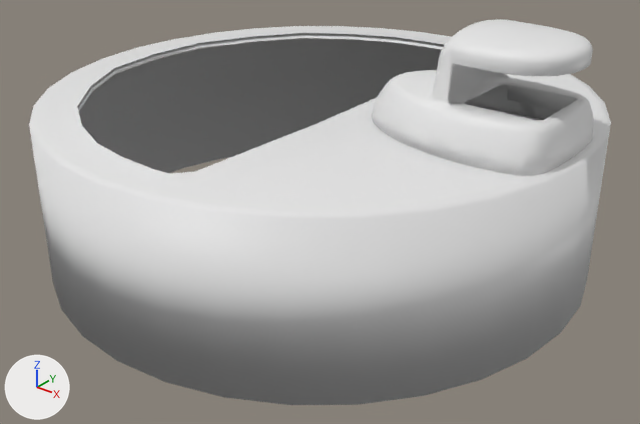
What one commit did to the COLLADA model public/page2/mesh001_base_light.dae.
One viewpoint serves both versions: a 50 mm camera at (0.41, -0.512, 0.357) aimed at (0.018, -0.022, 0.054). Lighting does not change. The marker at lower left points along +X, +Y and +Z. Materials are left out; every surface is plain grey. Where no turn or scale is listed for an object, it has been applied to the vertices. Vertices at the same position are counted once.

Names of what the first picture shows: 'Base', 'URG'.
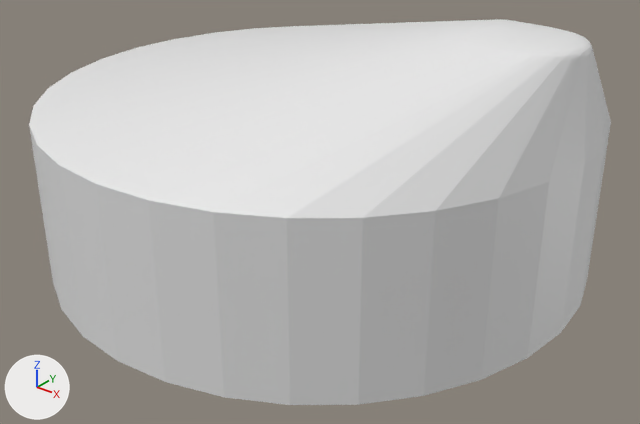
Where the newer file only moved an object's origin or applied its transform, the numbers keep the older frame.

The change, as a diff of the scene's bpy script:
```diff
--- a/public/page2/mesh001_base_light.dae.py
+++ b/public/page2/mesh001_base_light.dae.py
@@ me_base_002 @@
 # used by ob_base; location = (0.0001, 0.0005, 0.0745)
-me_base_002.from_pydata(...)  # 213 vertices, 430 faces; spans x -0.215..0.215, y -0.215..0.215, z -0.064..0.067
+me_base_002.from_pydata(...)  # 183 vertices, 362 faces; spans x -0.215..0.215, y -0.215..0.215, z -0.064..0.142
+# me_base_002 part 1: 1 vertex moved from x 0.174, y -0.116, z 0.067 to x 0.201, y -0.022, z 0.134; 103 vertices removed from x -0.21..0.21, y -0.21..0.21, z 0.062..0.067; 73 vertices added at x 0.129..0.208, y -0.038..0.036, z 0.131..0.142
+# me_base_002 part 2: the surface is now shaded flat
@@ ob_urg @@
-ob_urg = bpy.data.objects.new('URG', me_urg_003)
-ob_urg.location = (0.0, 0.0, 0.1148)
```

What differs and where, as boxes [x1, y1, x2, y2] in the pictures (640 x 424 px; the box of a moved part takes in the faces that stretch with it):
'Base', reshaped: before [29, 26, 611, 405]; after [29, 19, 611, 405]
'URG', deleted: before [372, 19, 593, 176]
part 1 of me_base_002, moved or reshaped: before [37, 26, 611, 218]; after [37, 19, 611, 218]
